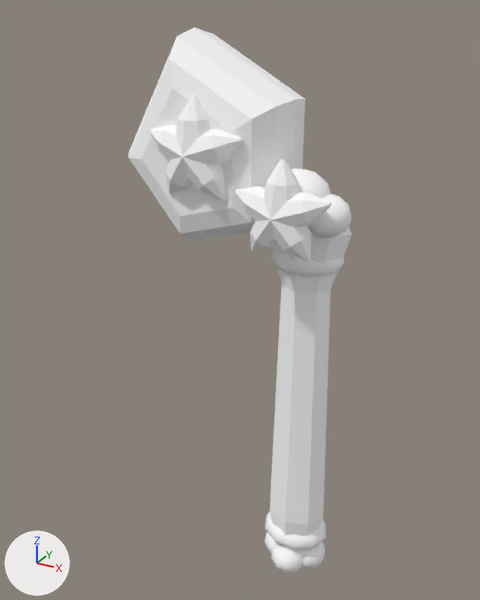
One commit to the OBJ model src/main/resources/assets/sunlit_journal_core/models/fantasy/star_cloud/axe.obj: the scene before it, then after it.
Rendered twice from a camera (50 mm lens) standing at (0.838, -1.307, 0.878) and looking at (0.395, -0.501, 0.475). Every picture has the same lights, and +X, +Y and +Z are marked at lower left. The picture after the commit comes second. Where no turn or scale is listed for an object, it has been applied to the vertices. Vertices at exactly the same position are counted once.

In view in the first picture: 'axe'.
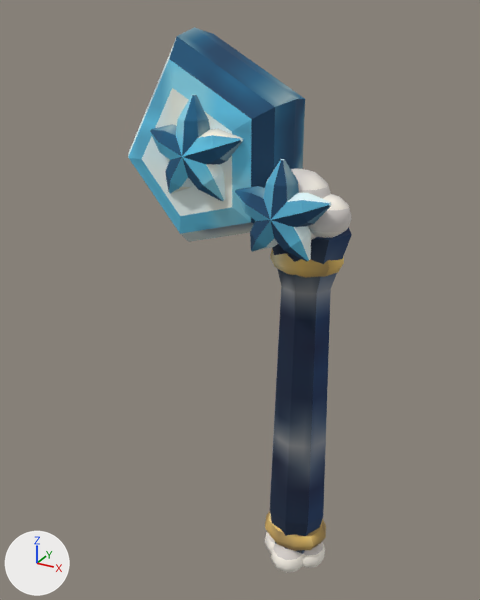
Boxes (x1, y1, x2, y2) around the edits, measured in the pictures (480 x 600 px):
```json
{"object": "axe", "change": "surface changed", "before": [128, 27, 352, 571], "after": [128, 27, 352, 571], "on screen": "white to blue"}
```

Scene script edits in JSON lines:
```json
{"op": "add", "block": "img_main", "code": ["img_main = load_image('main', '../../../textures/item/fantasy_materials/star_cloud/main.png', 64, 64, 'sRGB')"]}
{"op": "add", "block": "img_light", "code": ["img_light = load_image('light', '../../../textures/item/fantasy_materials/star_cloud/light.png', 64, 64, 'sRGB')"]}
{"op": "add", "block": "img_shade", "code": ["img_shade = load_image('shade', '../../../textures/item/fantasy_materials/star_cloud/shade.png', 64, 64, 'sRGB')"]}
{"op": "add", "block": "img_edge", "code": ["img_edge = load_image('edge', '../../../textures/item/fantasy_materials/star_cloud/edge.png', 64, 64, 'sRGB')"]}
{"op": "add", "block": "img_secondary", "code": ["img_secondary = load_image('secondary', '../../../textures/item/fantasy_materials/star_cloud/secondary.png', 64, 64, 'sRGB')"]}
{"op": "add", "block": "img_metal", "code": ["img_metal = load_image('metal', '../../../textures/item/fantasy_materials/star_cloud/metal.png', 64, 64, 'sRGB')"]}
{"op": "add", "block": "img_grip", "code": ["img_grip = load_image('grip', '../../../textures/item/fantasy_materials/star_cloud/grip.png', 32, 32, 'sRGB')"]}
{"op": "add", "block": "img_grip_shade", "code": ["img_grip_shade = load_image('grip_shade', '../../../textures/item/fantasy_materials/star_cloud/grip_shade.png', 32, 32, 'sRGB')"]}
{"op": "set", "path": "mat_grip_shade.texture", "old": "img_fantasy_white", "new": "img_grip_shade"}
{"op": "set", "path": "mat_grip.texture", "old": "img_fantasy_white", "new": "img_grip"}
{"op": "set", "path": "mat_metal.texture", "old": "img_fantasy_white", "new": "img_metal"}
{"op": "set", "path": "mat_secondary.texture", "old": "img_fantasy_white", "new": "img_secondary"}
{"op": "set", "path": "mat_edge.texture", "old": "img_fantasy_white", "new": "img_edge"}
{"op": "set", "path": "mat_shade.texture", "old": "img_fantasy_white", "new": "img_shade"}
{"op": "set", "path": "mat_light.texture", "old": "img_fantasy_white", "new": "img_light"}
{"op": "set", "path": "mat_main.texture", "old": "img_fantasy_white", "new": "img_main"}
{"block": "me_axe", "where": "me_axe.from_pydata(...)  # 955 vertices, 1830 faces; spans x 0.229..0.575, y -0.617..-0.417, z 0.015..0.854"}
{"block": "me_axe", "where": "# used by ob_axe; location = (0.0, 0.0, 0.0)"}
{"block": "me_axe", "change": "me_axe part 1: texture (UV) coordinates of 1830 of 1830 faces, centred in x 0.264..0.571, y -0.612..-0.417, z 0.017..0.823, changed; they spanned u 0.5..0.5, v 0.5..0.5 and now span u 0.0..1.0, v 0.0..1.0"}
```
